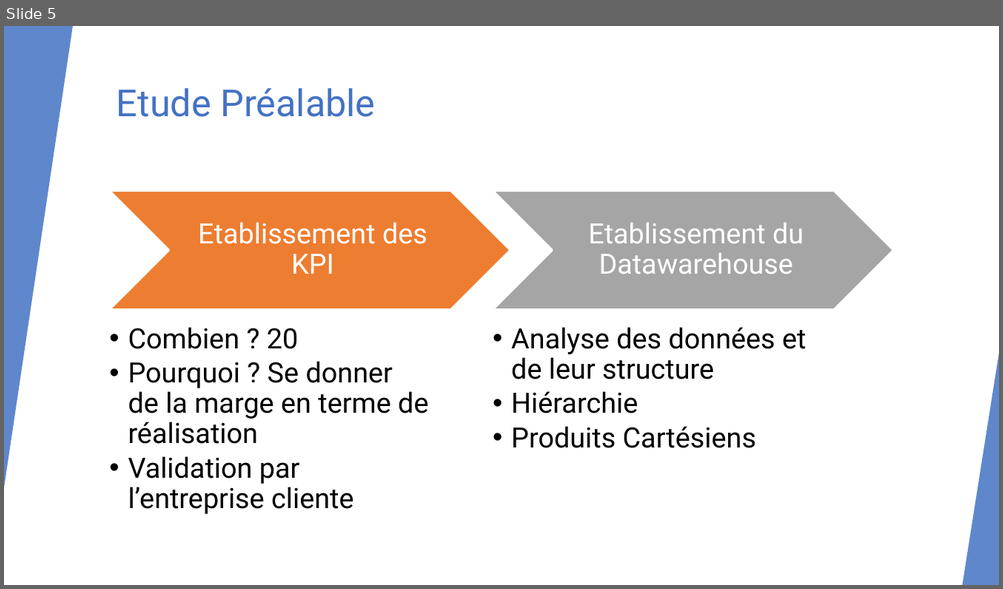
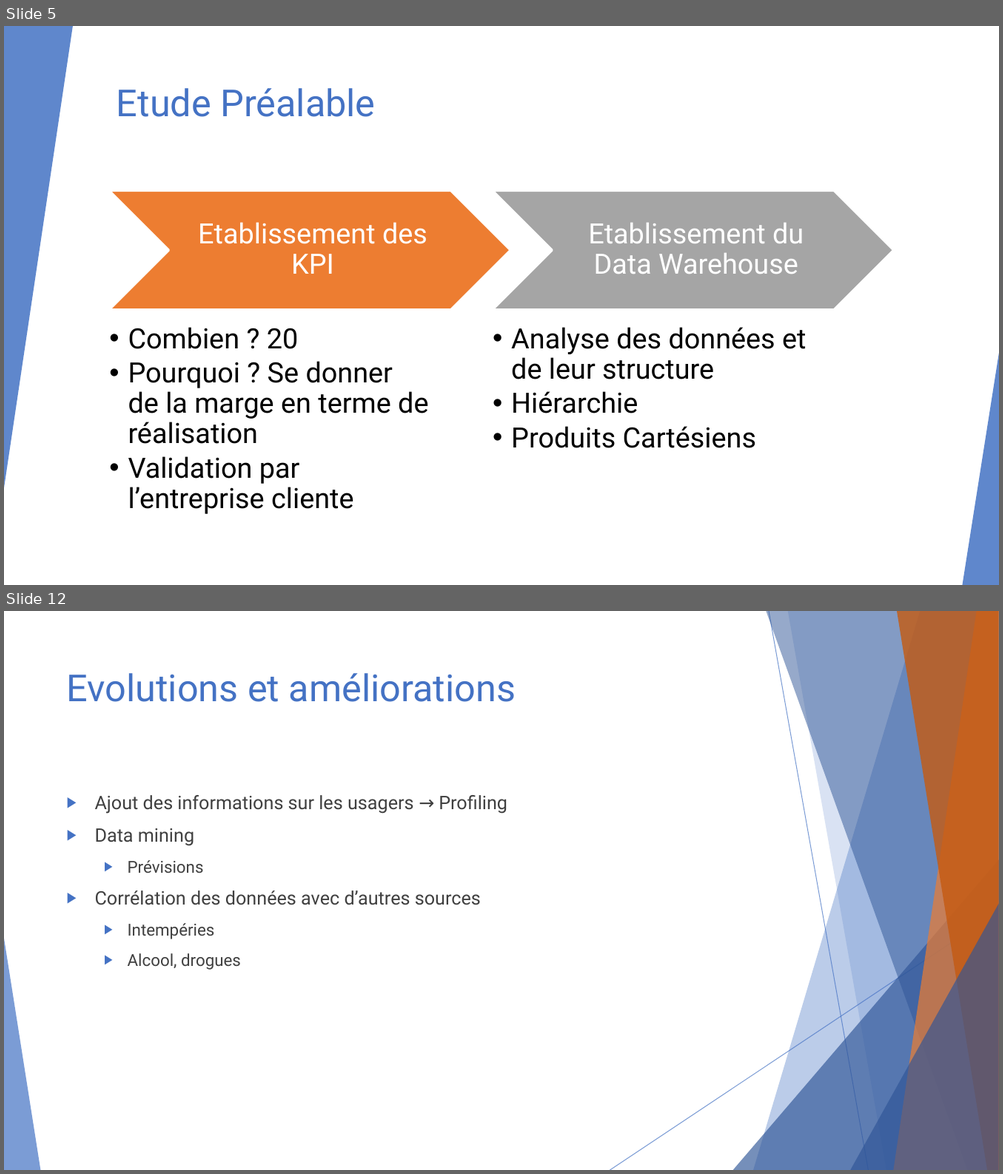
Before and after one commit to ThomasGille/Projet-BI, a slide deck: Ressources/Soutenance Projet-BI.pptx. Shown one above the other, each under a label of ours: slide 5 before the commit, slides 5 and 12 after it; the slides between them are not shown. The pictures are 1003x589 and 1003x1174 pixels, drawn with LibreOffice and Linux fonts; fonts in the diff are those of the drawing. Boxes give left, top, right and bottom in pixels: in the first picture for what was removed or moved away, otherwise in the second. Text is boxed around its words. In the diff, an @@ line names an element or a change of style, - is before the commit and + after.

```diff
--- a/Ressources/Soutenance Projet-BI.pptx
+++ b/Ressources/Soutenance Projet-BI.pptx
@@ slide 12 added at [4,611,999,1170], background #FFFFFF; not listed: 10 template elements that a slide beside it also shows @@
@@ title added at [67,673,515,702], 36 pt, text #4472C4 @@
+Evolutions et améliorations
@@ text added at [95,795,507,970], 18 pt, text #404040 @@
+▶ Ajout des informations sur les usagers → Profiling
+▶ Data mining
+  ▶ Prévisions
+▶ Corrélation des données avec d’autres sources
+  ▶ Intempéries
+  ▶ Alcool, drogues
@@ slide 5 changed as well @@
@@ text at [588,223,803,274]: text changed @@
-Etablissement du Datawarehouse
+Etablissement du Data Warehouse
```
Also in this commit, not shown: 4 other slides changed, 7 other slides added, 1 slide removed, 4 other files.
